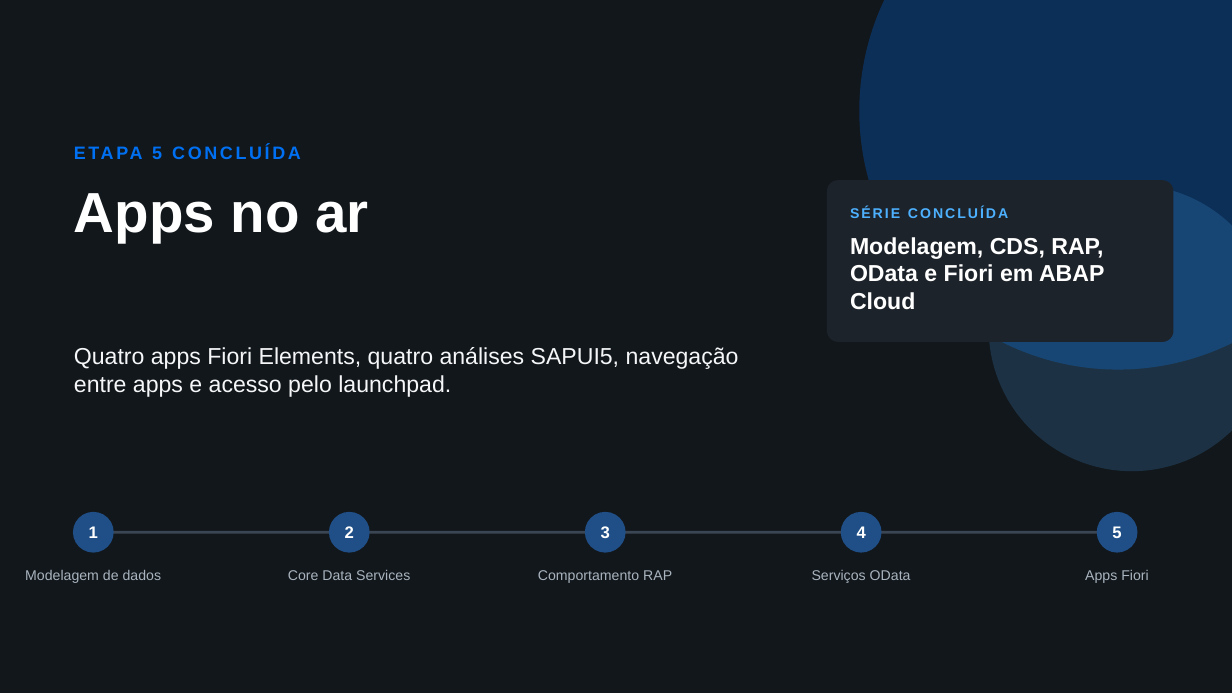
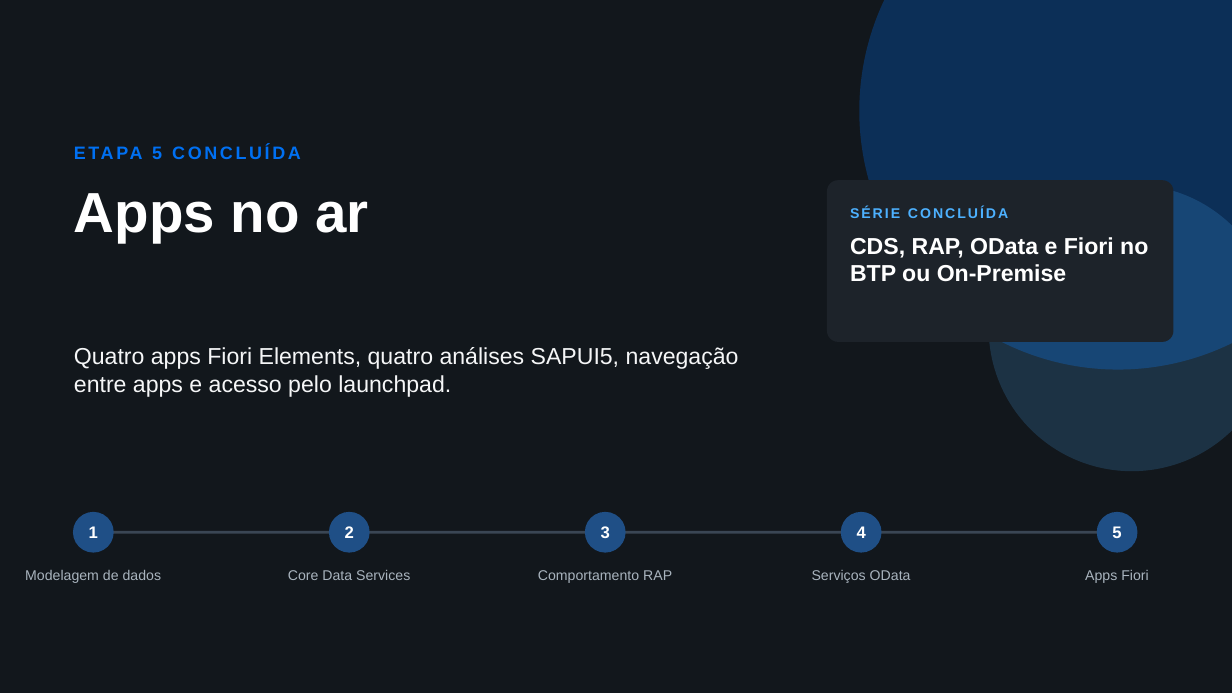
Before and after one commit to AdrianoBispo/sap-abap-rap-pedidos-de-compras-app, a slide deck: slide 27 of docs/apresentacoes/05-apps-fiori.pptx. Drawn at 1232x693 pixels with LibreOffice and Linux fonts; fonts in the diff are those of the drawing. Boxes give left, top, right and bottom in pixels: in the first picture for what was removed or moved away, otherwise in the second. Text is boxed around its words. In the diff, an @@ line names an element or a change of style, - is before the commit and + after.

```diff
--- a/docs/apresentacoes/05-apps-fiori.pptx
+++ b/docs/apresentacoes/05-apps-fiori.pptx
@@ text at (850,237,1148,282): text changed @@
-Modelagem, CDS, RAP, OData e Fiori em ABAP Cloud
+CDS, RAP, OData e Fiori no BTP ou On-Premise
```
Also in this commit, not shown: 22 other slides changed, 4 other files.
